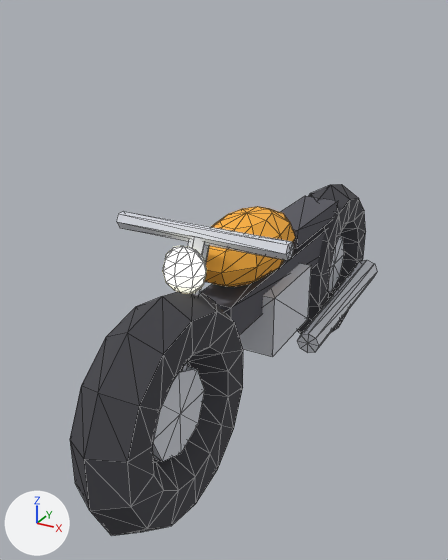
The OBJ model assets/models/moto.obj: old version first, new version second.
Rendered twice from a 50 mm lens placed at (1.0, -2.18, 1.65), pointed at (-0.12, -0.14, 0.63). Arrows for +X, +Y and +Z are at lower left; the lights stay in place. The older version comes first. Mesh edges are drawn as thin lines. Where no turn or scale is listed for an object, it has been applied to the vertices.

Objects in the first picture: 'moto'.
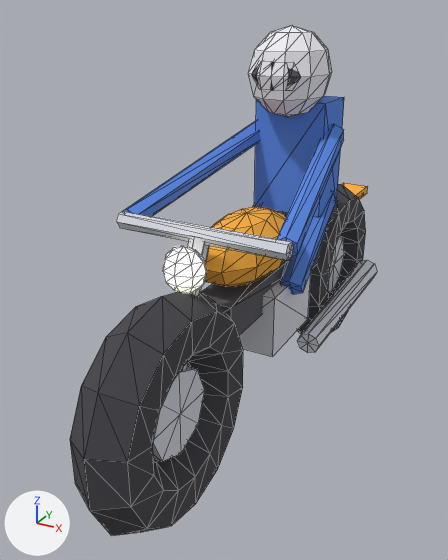
What differs and where, as boxes (x1, y1, x2, y2) in the pictures (448 x 560 px):
'moto', reshaped (45% taller)
    before: (70, 184, 377, 536)
    after: (70, 26, 377, 536)
part 1 of me_moto, added (blue)
    after: (254, 96, 344, 217)
part 2 of me_moto, added
    after: (248, 26, 332, 117)
part 3 of me_moto, added
    after: (251, 62, 300, 91)
part 4 of me_moto, added (blue)
    after: (122, 121, 259, 216)
part 5 of me_moto, added (blue)
    after: (277, 124, 344, 256)
part 6 of me_moto, added
    after: (342, 183, 368, 199)
part 7 of me_moto, added (blue)
    after: (280, 190, 336, 294)

Diff of the bpy script that builds the scene:
```diff
--- a/assets/models/moto.obj.py
+++ b/assets/models/moto.obj.py
@@ mat_helmet @@
+mat_helmet = principled_material('helmet')
+mat_helmet.base_color = (0.9, 0.9, 0.95)  # white #f3f3f9
+mat_helmet.roughness = 1.0
@@ mat_suit @@
+mat_suit = principled_material('suit')
+mat_suit.base_color = (0.1, 0.25, 0.8)  # blue #5989e7
+mat_suit.roughness = 1.0
@@ mat_tail @@
+mat_tail = principled_material('tail')
+mat_tail.base_color = (1.0, 0.1, 0.05)  # red #ff593f
+mat_tail.roughness = 1.0
+mat_tail.emission_color = (0.9, 0.08, 0.04)  # red #f35038
+mat_tail.emission_strength = 1.0
@@ me_moto @@
 # used by ob_moto; location = (0.0, 0.0, 0.0)
-me_moto.from_pydata(...)  # 368 vertices, 696 faces; spans x -0.32..0.32, y -1.16..1.16, z 0.0..1.0
+me_moto.from_pydata(...)  # 526 vertices, 976 faces; spans x -0.33..0.33, y -1.16..1.18, z 0.0..1.59
+# me_moto part 1: a new loose piece, a box spanning x -0.15..0.15, y 0.19..0.41, z 0.85..1.31, in mat_suit (blue #5989e7)
+# me_moto part 2: a new loose piece, a UV sphere (10 segments, 6 rings, poles along z) spanning x -0.16..0.16, y 0.0..0.36, z 1.25..1.59, in mat_helmet (white #f3f3f9)
+# me_moto part 3: a new loose piece, a UV sphere (8 segments, 4 rings, poles along z) spanning x -0.1..0.1, y 0.0..0.08, z 1.35..1.49, in mat_dark (dark grey #595961)
+# me_moto part 4: the loose piece of 14 vertices spanning x -0.32..0.32, y -0.55..-0.49, z 0.94..1.0 is copied, and the copy is multiplied about its middle by the matrix ((-0.219, 0.0, 1.261), (-1.218, 0.333, -0.211), (-0.328, -1.236, -0.057)), then moved by (-0.23, 0.41, 0.1), in mat_suit (blue #5989e7); it spans x -0.33..-0.12, y -0.51..0.29, z 0.93..1.22
+# me_moto part 5: the loose piece of 14 vertices spanning x -0.32..0.32, y -0.55..-0.49, z 0.94..1.0 is copied, and the copy is multiplied about its middle by the matrix ((0.219, 0.0, 1.261), (-1.218, 0.333, 0.211), (-0.328, -1.236, 0.057)), then moved by (0.23, 0.41, 0.1), in mat_suit (blue #5989e7); it spans x 0.12..0.33, y -0.51..0.29, z 0.93..1.22
+# me_moto part 6: a new loose piece, a box spanning x -0.07..0.07, y 0.78..1.18, z 0.7..0.74, in mat_paint (orange #ffb33f)
+# me_moto part 7: a new loose piece of 14 vertices spanning x 0.04..0.18, y -0.08..0.38, z 0.58..0.96, in mat_suit (blue #5989e7)
+# other edits to the shape of me_moto do not show in these pictures
 me_moto.materials.append(mat_tire)
@@ me_moto @@
 me_moto.materials.append(mat_light)
+me_moto.materials.append(mat_suit)  # blue #5989e7
+me_moto.materials.append(mat_helmet)  # white #f3f3f9
+me_moto.materials.append(mat_tail)  # red #ff593f, glowing red #f35038
```
